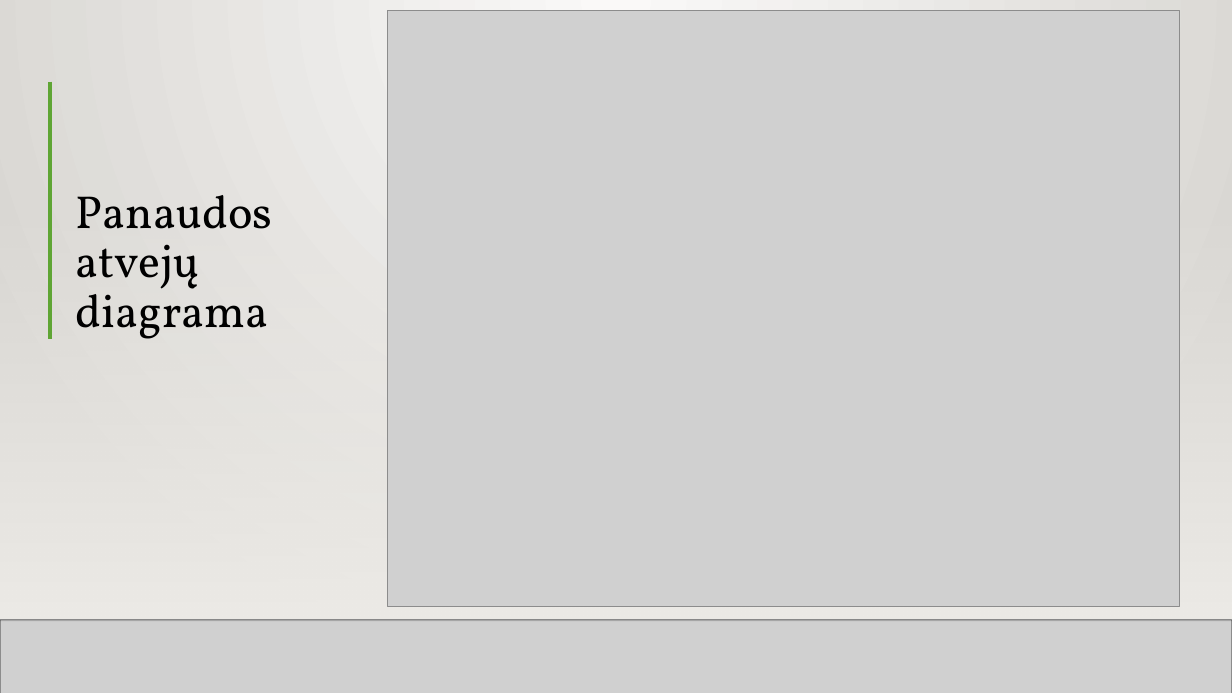
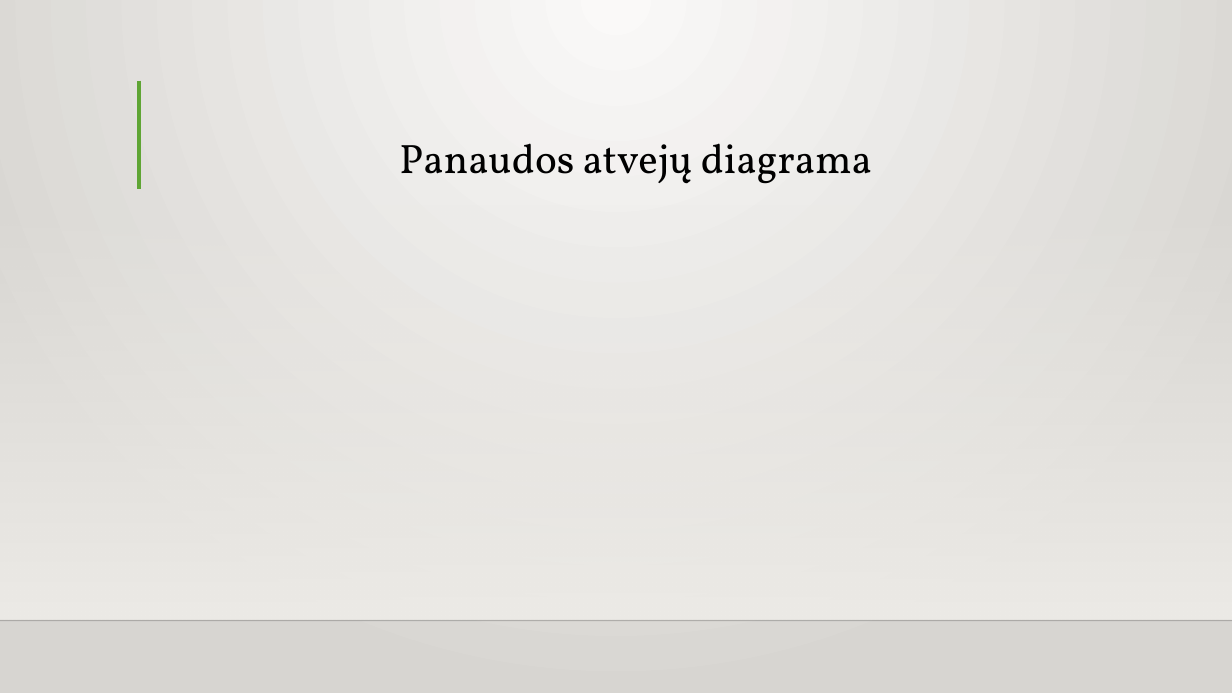
Before and after one commit to IgnasTrashDove1/Flappy, a slide deck: slide 8 of PĮ-antras-atsiskaitymas.pptx (slide 10 before the commit). Drawn at 1232x693 pixels with LibreOffice and Linux fonts; fonts in the diff are those of the drawing; grey boxes stand for pictures; background and template pictures are left out. Boxes give left, top, right and bottom in pixels: in the first picture for what was removed or moved away, otherwise in the second. Text is boxed around its words. In the diff, an @@ line names an element or a change of style, - is before the commit and + after.

```diff
--- a/PĮ-antras-atsiskaitymas.pptx
+++ b/PĮ-antras-atsiskaitymas.pptx
@@ rectangle removed at <box>0,0,1232,693</box> @@
@@ rectangle removed at <box>0,0,1232,693</box> @@
@@ picture removed at <box>387,11,1179,607</box> @@
@@ rectangle removed at <box>402,49,1166,569</box> @@
@@ line removed from (50, 81) to (50, 339) @@
@@ title "Panaudos atvejų diagrama": place and size @@
-title "Panaudos atvejų diagrama" at <box>76,195,273,339</box>
+title "Panaudos atvejų diagrama" at <box>399,143,872,184</box>
@@ title "Panaudos atvejų diagrama" at <box>399,143,872,184</box>: size 36 to 32 pt; alignment left to centre @@
@@ line removed from (236, 80) to (236, 338) @@
@@ rectangle removed at <box>0,203,1232,619</box> @@
@@ rectangle removed at <box>0,203,1232,619</box> @@
@@ line removed from (0, 621) to (1232, 621) @@
@@ picture removed at <box>0,620,1232,693</box> @@
@@ line removed from (0, 621) to (1232, 621) @@
```
Also in this commit, not shown: 7 other slides changed, 2 slides added, 4 slides removed.
